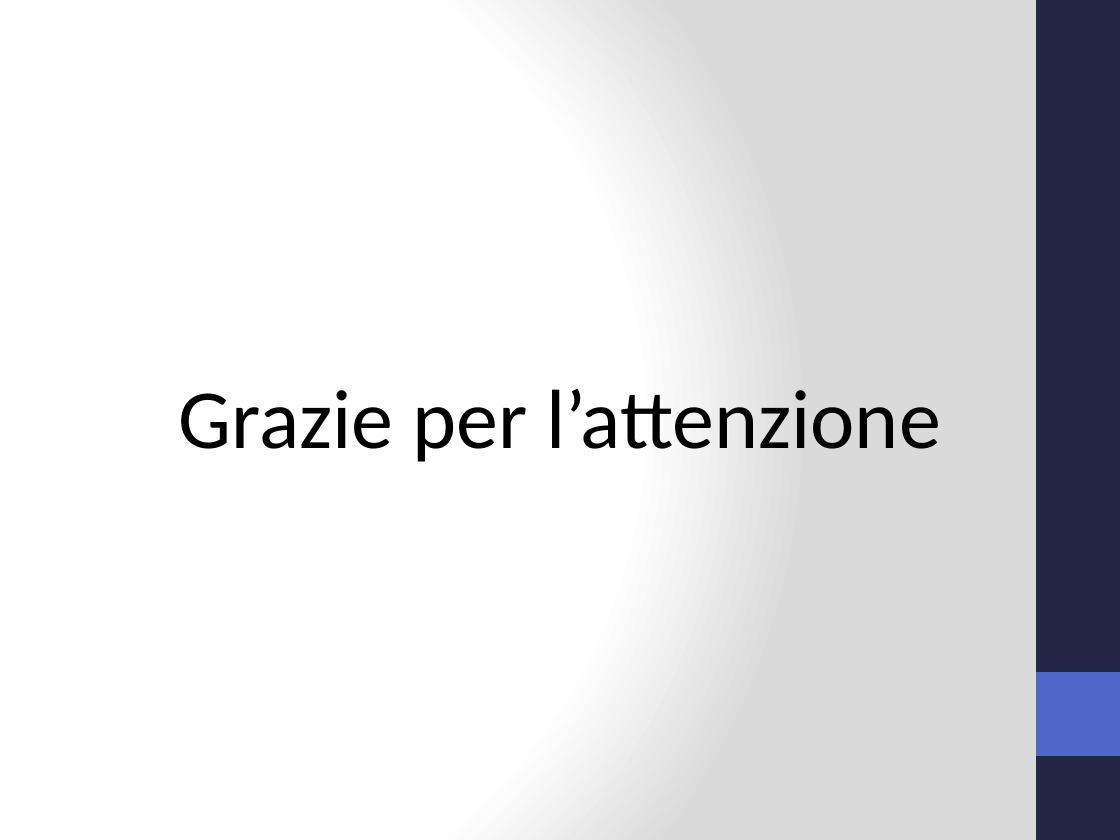
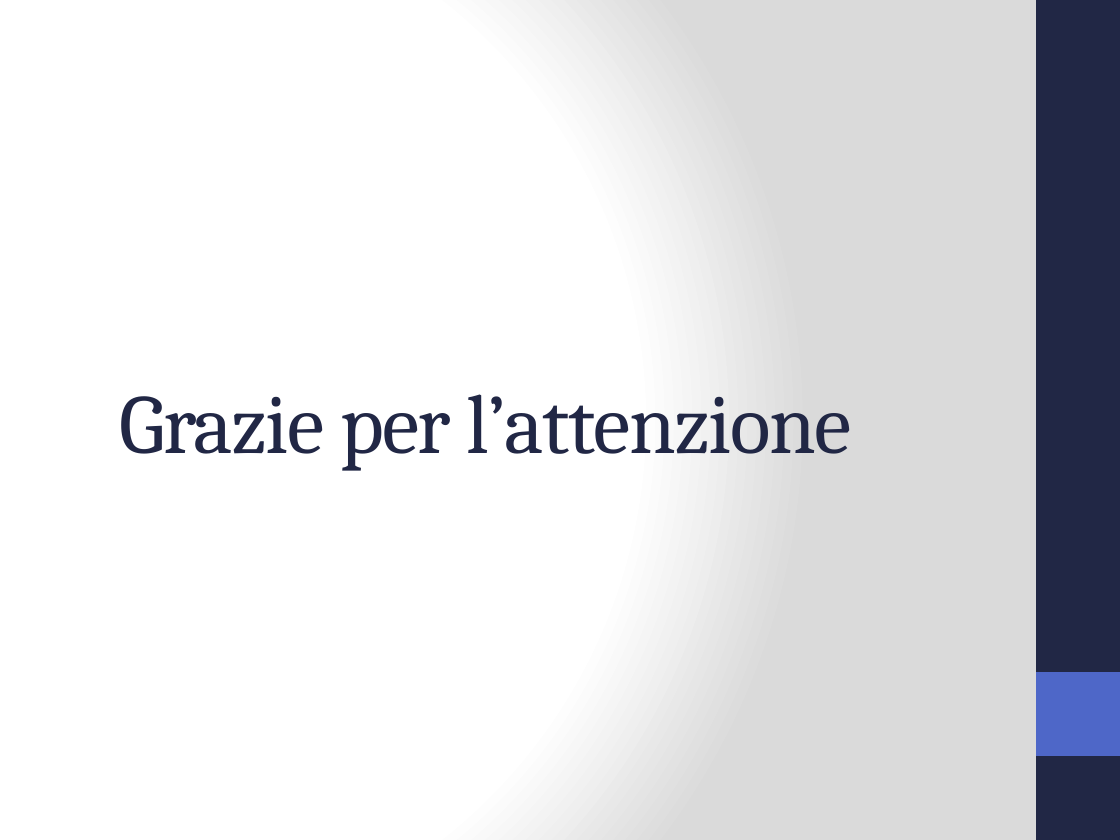
Before and after one commit to Jolsty/SimSim, a slide deck: slide 11 of Tesi_Sistema_Accessi_IoT_Andrei_Ciulpan_872394/presentazione/Sistema Accessi IoT.pptx. Drawn at 1120x840 pixels with LibreOffice and Linux fonts; fonts in the diff are those of the drawing. Boxes give left, top, right and bottom in pixels: in the first picture for what was removed or moved away, otherwise in the second. Text is boxed around its words. In the diff, an @@ line names an element or a change of style, - is before the commit and + after.

```diff
--- a/Tesi_Sistema_Accessi_IoT_Andrei_Ciulpan_872394/presentazione/Sistema Accessi IoT.pptx
+++ b/Tesi_Sistema_Accessi_IoT_Andrei_Ciulpan_872394/presentazione/Sistema Accessi IoT.pptx
@@ title "Grazie per l’attenzione": place and size @@
-title "Grazie per l’attenzione" at [179,389,941,462]
+title "Grazie per l’attenzione" at [120,394,851,471]
@@ title "Grazie per l’attenzione" at [120,394,851,471]: font Calibri to Cambria, text colour #000000 to #212745, letter spacing 0 to -1 pt; alignment centre to left; less space between paragraphs; vertical alignment top to middle @@
```
Also in this commit, not shown: 7 other slides changed, 3 other files.
